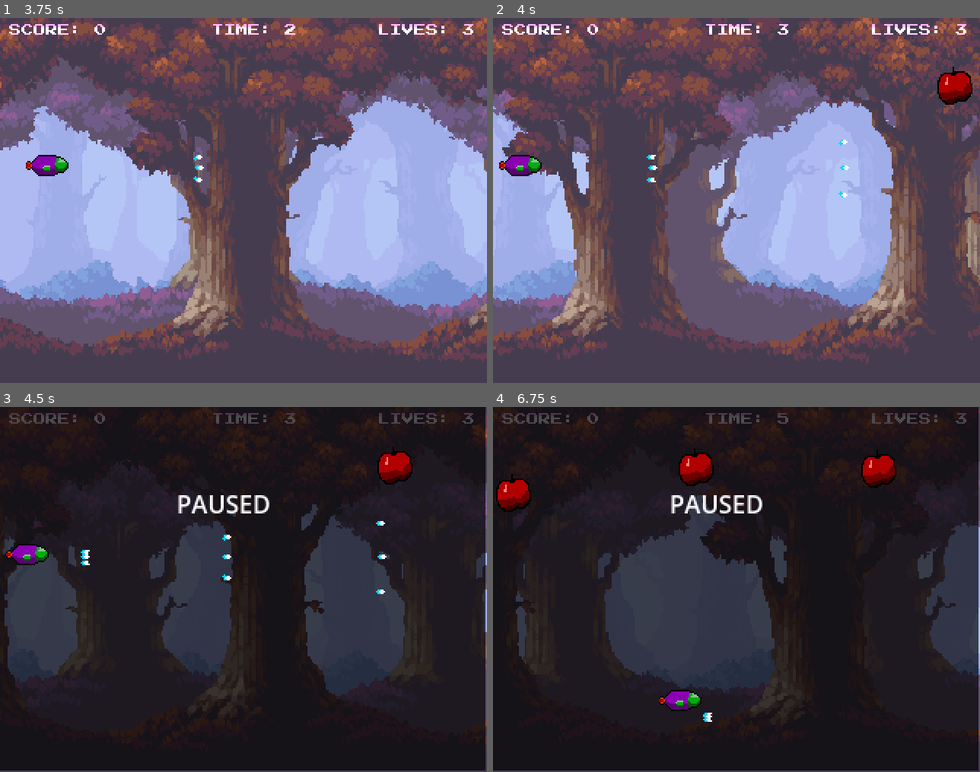
Above: before the commit, frames 1-4 (two rows, left to right).
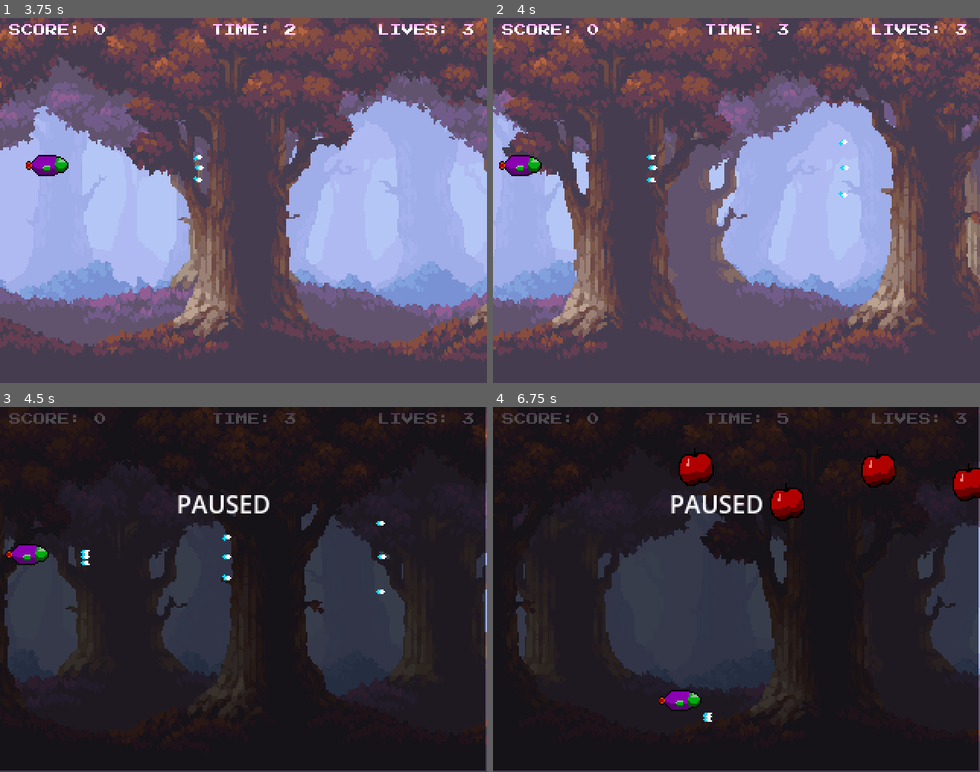
Above: after the commit, the same moments.

Repository: AutumnUK/Thunderheart-Exceed
Game: Godot game, scene res://Scenes/stage_1.tscn
The game is run twice, just before and just after one commit, with the same random seed, the same clock (stepped at 60 frames per second) and the same inputs. This scene is started directly instead of the project's main scene.
Inputs:
- Up to frame 1 (3.75 s): tap Enter (Start) at 0.5, 2.1, 2.75 s; hold Right (Right) 0.53-1.28 s; hold Z (A) 0.53-1.28 s; hold Down (Down) 1.28-2.03 s; tap Z (A) at 1.35, 2.85 s; hold Right (Right) 2.03-2.78 s; hold Z (A) 2.03-2.78 s; hold Up (Up) 2.78-3.53 s; hold Left (Left) from 3.53 s (still down); hold Z (A) from 3.53 s (still down)
- Up to frame 2 (4 s): keep holding Left (Left); keep holding Z (A)
- Up to frame 3 (4.5 s): keep holding Left (Left); release Z (A) at 4.28 s; tap Enter (Start) at 4.35 s
- Up to frame 4 (6.75 s): tap Z (A) at 4.55, 5.85 s; release Left (Left) at 5.03 s; hold Down (Down) 5.03-5.78 s; hold Z (A) 5.03-5.78 s; hold Right (Right) 5.78-6.53 s; hold Up (Up) from 6.53 s (still down); hold Z (A) from 6.53 s (still down); tap Enter (Start) at 6.6 s

Frame 1 is identical in both runs. In frame 2, 0.6% of the frame differs, in the area x 91-99%, y 13-24%; in frame 3, 0.5%; in frame 4, 1.4%, in the area x 0-100%, y 15-31%.

Commit message:
Demo Version 1
The first version of the playable demo is here. I need to add powerups and unique gameplay mechanics then give it a lot of polish.

This commit is just the stage 1 enemy modifications.

Diff:
--- a/thundercurryforce/Scripts/enemy_2.gd
+++ b/thundercurryforce/Scripts/enemy_2.gd
@@ -4,6 +4,7 @@
 var reload
 var vertical_center;  # Center of the screen height
 var bullet 	= preload("res://Scenes/enemy_bullet_1.tscn")
+var exit = 0
 
 const HP = 30
 const RELOAD = 120
@@ -14,12 +15,17 @@
 	hp = HP
 	reload = RELOAD
 
+func _process(delta: float) -> void:
+	reload -= 1;
+	if global_position.x > 300: global_position.x -= 1.5
+
+	exit += 1;
+	if exit > 240 :
+		global_position.x -= 1.5;
 
 
-
-func _process(delta: float) -> void:
-	reload -= 1;
-	if global_position.x > 240: global_position.x -= 1.5
+	if global_position.x < -30:
+		queue_free();
 
 	if reload <= 0:
 		var bullet1 = bullet.instantiate()
--- a/thundercurryforce/Scripts/stage_1.gd
+++ b/thundercurryforce/Scripts/stage_1.gd
@@ -88,23 +88,37 @@
 	frame += 1;
 	if frame >=  60 :	second += 1; 	frame  = 0;
 
-	if second ==  3 && frame == 0:	spawnEnemy(330,50)
-	if second ==  4 && frame == 0:	spawnEnemy(330,50)
-	if second ==  5 && frame == 0:	spawnEnemy(330,50)
-	if second ==  6 && frame == 0:	spawnEnemy(330,50)
-	if second ==  7 && frame == 0:	spawnEnemy(330,50)
+	if second ==  4 && frame ==  0:	spawnEnemy(330, 50)
+	if second ==  4 && frame == 30:	spawnEnemy(330, 50)
+	if second ==  5 && frame ==  0:	spawnEnemy(330, 50)
+	if second ==  5 && frame == 30:	spawnEnemy(330, 50)
+	if second ==  6 && frame ==  0:	spawnEnemy(330, 50)
+	if second ==  6 && frame == 30: spawnEnemy(330, 50)
 
-	if second == 10 && frame == 0:	spawnEnemy(330,190)
-	if second == 11 && frame == 0:	spawnEnemy(330,190)
-	if second == 12 && frame == 0:	spawnEnemy(330,190)
-	if second == 13 && frame == 0:	spawnEnemy(330,190)
-	if second == 14 && frame == 0:	spawnEnemy(330,190)
+	if second ==  8 && frame ==  0:	spawnEnemy(330,190)
+	if second ==  8 && frame == 30:	spawnEnemy(330,190)
+	if second ==  9 && frame ==  0:	spawnEnemy(330,190)
+	if second ==  9 && frame == 30:	spawnEnemy(330,190)
+	if second == 10 && frame ==  0:	spawnEnemy(330,190)
+	if second == 10 && frame == 30: spawnEnemy(330,190)
 
-	if second == 17 && frame == 0:	spawnEnemy(330,120)
-	if second == 18 && frame == 0:	spawnEnemy(330,120)
-	if second == 19 && frame == 0:	spawnEnemy(330,120)
-	if second == 20 && frame == 0:	spawnEnemy(330,120)
-	if second == 21 && frame == 0:	spawnEnemy(330,120)
+	if second == 12 && frame ==  0: spawnEnemy(330,120)
+	if second == 12 && frame == 30: spawnEnemy(330,120)
+	if second == 13 && frame ==  0:	spawnEnemy(330,120)
+	if second == 13 && frame ==  0:	spawnEnemy(330,120)
+	if second == 14 && frame ==  0:	spawnEnemy(330,120)
+	if second == 14 && frame ==  0:	spawnEnemy(330,120)
+
+	if second == 16 && frame ==  0:	spawnEnemy(330, 50)
+	if second == 16 && frame == 30:	spawnEnemy(330, 70)
+	if second == 17 && frame ==  0:	spawnEnemy(330, 90)
+	if second == 17 && frame == 30:	spawnEnemy(330,110)
+	if second == 18 && frame ==  0:	spawnEnemy(330,130)
+	if second == 18 && frame == 30:	spawnEnemy(330,150)
+	if second == 19 && frame ==  0:	spawnEnemy(330,170)
+	if second == 19 && frame == 30:	spawnEnemy(330,190)
+
+
 
 	if second == 22 && frame == 0: spawnEnemy2(360,120);
 
@@ -125,13 +139,12 @@
 	if second == 43 && frame == 0: spawnEnemy2(360,50);
 	if second == 43 && frame == 0: spawnEnemy2(360,190);
 
-	if second == 60 && frame == 0: spawnBoss(360,120);
+	if second == 55 && frame == 0: spawnBoss(360,120);
 
-	if second >= 60: raiseBossHealthBar();
+	if second >= 55: raiseBossHealthBar();
 
 	score.text = "SCORE: " 	+ str(Global.global_score)
 	timer.text = "TIME: " 	+ str(second)
 	lives.text = "LIVES: " 	+ str(Global.global_lives)
 
-	if Global.bosshp == 0:
-		get_tree().change_scene_to_file("res://path/to/next_scene.tscn")
+	if Global.bosshp == 0:	get_tree().change_scene_to_file("res://Scenes/monsof_logo.tscn")
